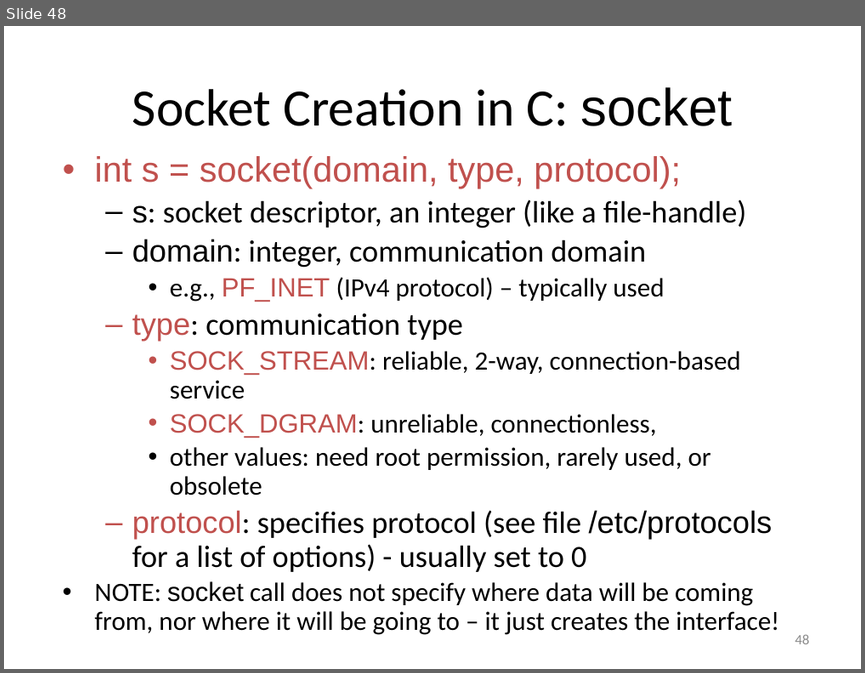
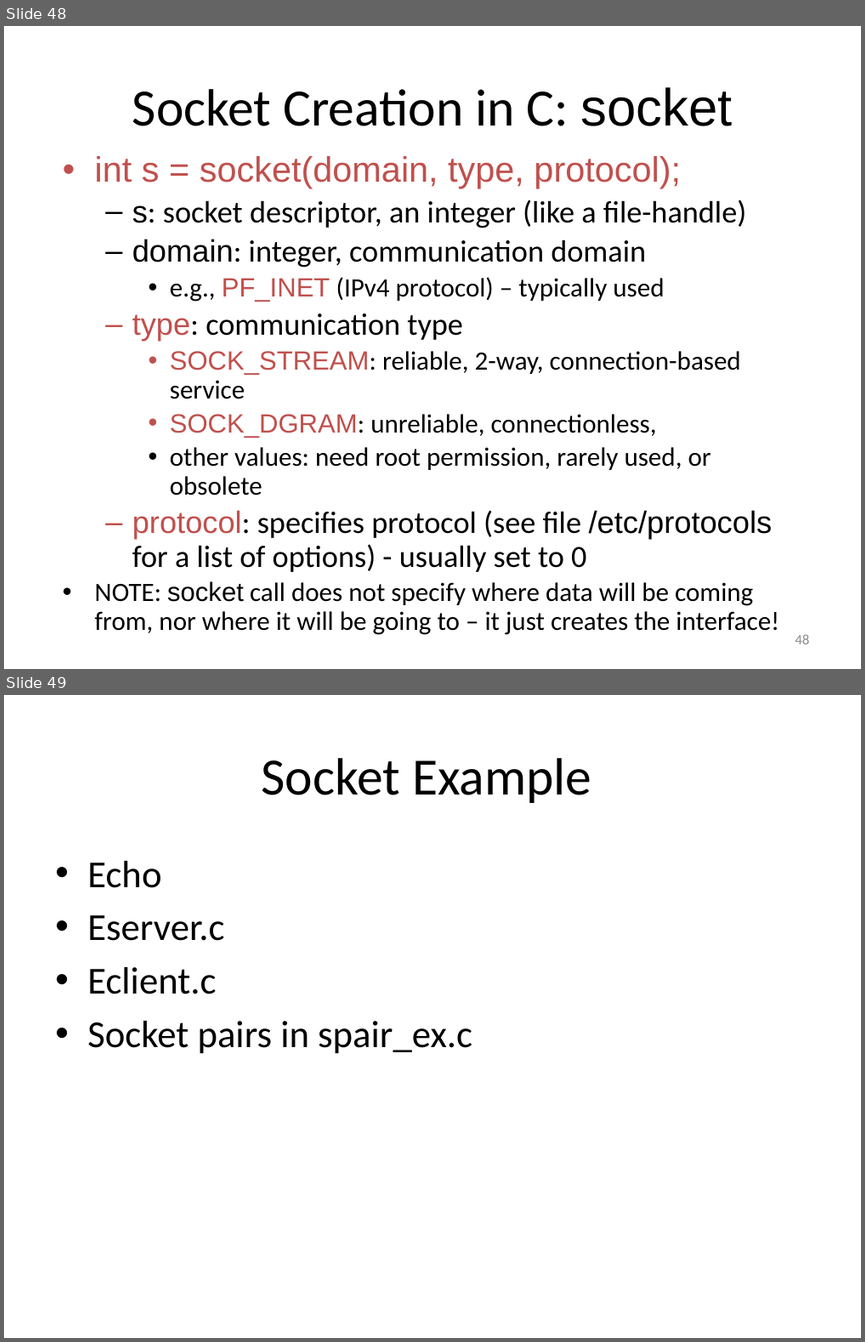
Before and after one commit to mezla/Sections, a slide deck: Will_Section3_Resources/Section 3 Powerpoint.pptx. Shown one above the other, each under a label of ours: slide 48 before the commit, slides 48 and 49 after it. The pictures are 865x673 and 865x1342 pixels, drawn with LibreOffice and Linux fonts; fonts in the diff are those of the drawing. Boxes give left, top, right and bottom in pixels: in the first picture for what was removed or moved away, otherwise in the second. Text is boxed around its words. In the diff, an @@ line names an element or a change of style, - is before the commit and + after.

```diff
--- a/Will_Section3_Resources/Section 3 Powerpoint.pptx
+++ b/Will_Section3_Resources/Section 3 Powerpoint.pptx
@@ slide 49 added at box(4, 695, 861, 1338), background #FFFFFF @@
@@ title added at box(261, 758, 591, 803), 44 pt, text #000000 @@
+Socket Example
@@ text added at box(87, 861, 472, 1054), 32 pt, text #000000 @@
+• Echo
+• Eserver.c
+• Eclient.c
+• Socket pairs in spair_ex.c
```
Also in this commit, not shown: 1 other slide added, 1 slide removed, 15 other files.
